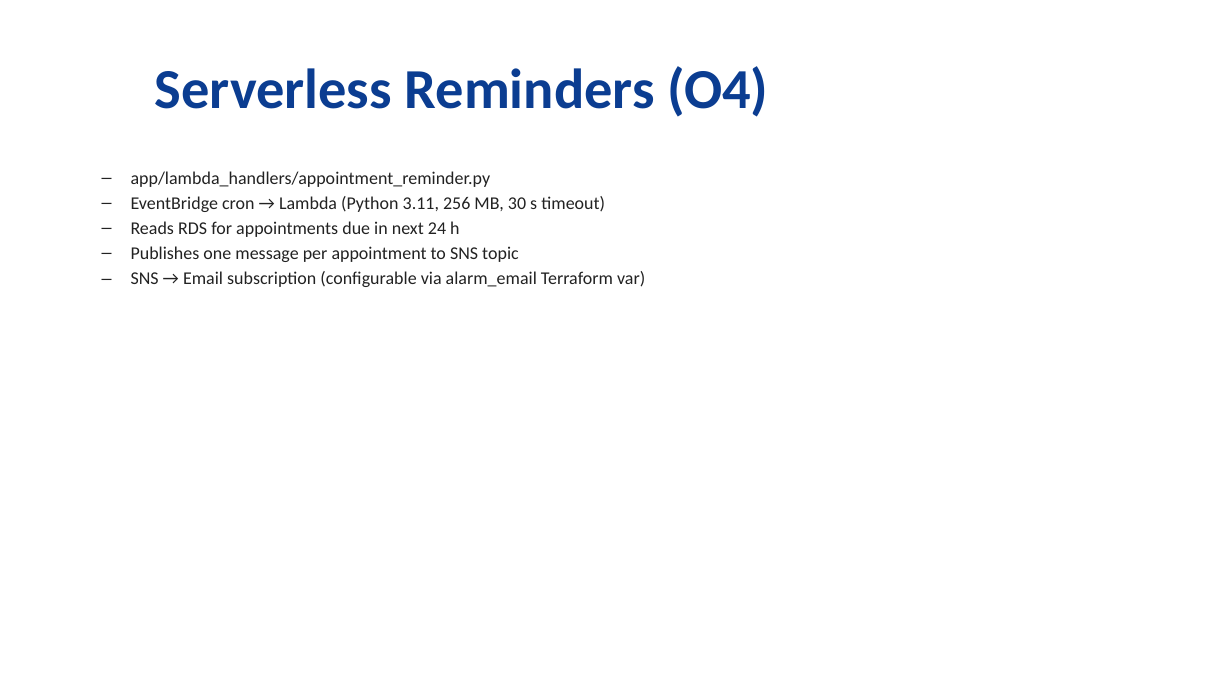
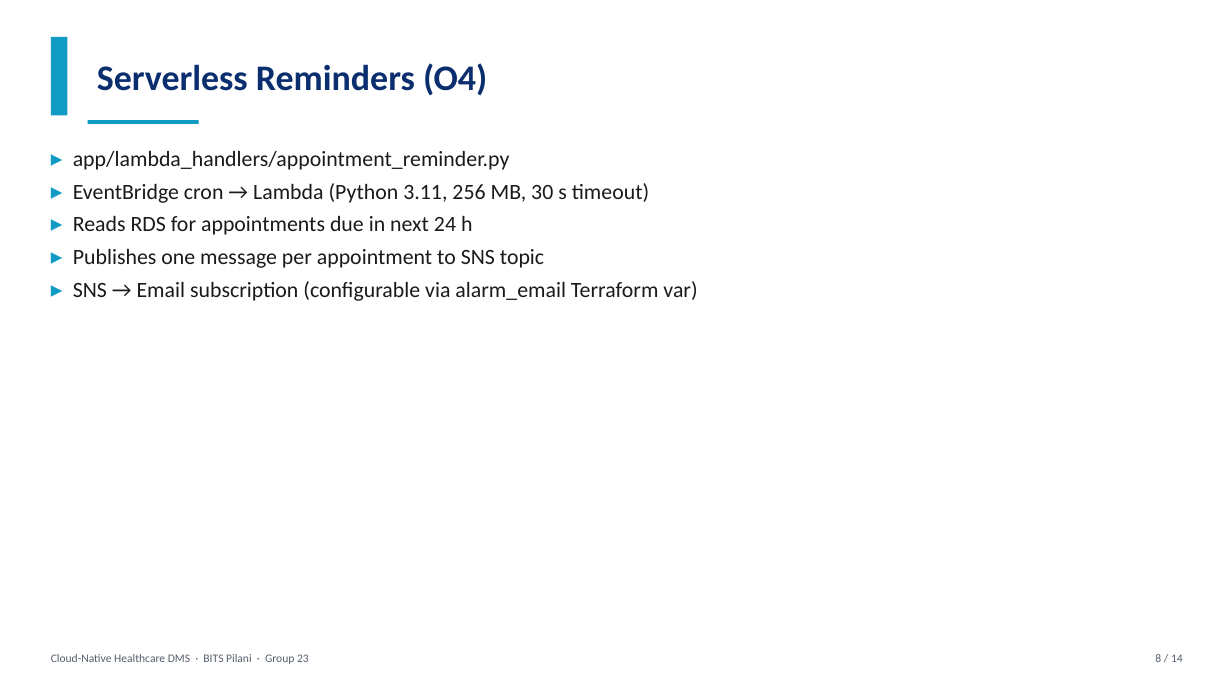
Before and after one commit to avanishpsingh/cloud-health-dms, a slide deck: slide 8 of report/CC_Project_PPT_Group23.pptx. Drawn at 1232x693 pixels with LibreOffice and Linux fonts; fonts in the diff are those of the drawing. Boxes give left, top, right and bottom in pixels: in the first picture for what was removed or moved away, otherwise in the second. Text is boxed around its words. In the diff, an @@ line names an element or a change of style, - is before the commit and + after.

```diff
--- a/report/CC_Project_PPT_Group23.pptx
+++ b/report/CC_Project_PPT_Group23.pptx
@@ rectangle added at box(51, 37, 67, 116), fill #109BC4 @@
@@ text "Serverless Reminders (O4)": place and size @@
-text "Serverless Reminders (O4)" at box(154, 66, 768, 117)
+text "Serverless Reminders (O4)" at box(97, 63, 487, 96)
@@ text "Serverless Reminders (O4)" at box(97, 63, 487, 96): size 44 to 28 pt, text colour #0B3D91 to #0B2E6F; alignment centre to left @@
@@ rectangle added at box(88, 120, 199, 124), fill #109BC4 @@
@@ text at box(73, 151, 697, 301): text changed; size 14 to 17 pt; text colour #222222 to #1A1A1A @@
-  – app/lambda_handlers/appointment_reminder.py
-  – EventBridge cron → Lambda (Python 3.11, 256 MB, 30 s timeout)
-  – Reads RDS for appointments due in next 24 h
-  – Publishes one message per appointment to SNS topic
-  – SNS → Email subscription (configurable via alarm_email Terraform var)
+▸ app/lambda_handlers/appointment_reminder.py
+▸ EventBridge cron → Lambda (Python 3.11, 256 MB, 30 s timeout)
+▸ Reads RDS for appointments due in next 24 h
+▸ Publishes one message per appointment to SNS topic
+▸ SNS → Email subscription (configurable via alarm_email Terraform var)
@@ text added at box(51, 654, 309, 664), 9 pt, text #555F6D @@
+Cloud-Native Healthcare DMS · BITS Pilani · Group 23
@@ text added at box(1155, 654, 1183, 662), 9 pt, text #555F6D @@
+8 / 14
```
Also in this commit, not shown: 11 other slides changed, 2 slides added, 2 slides removed, 1 other file.
